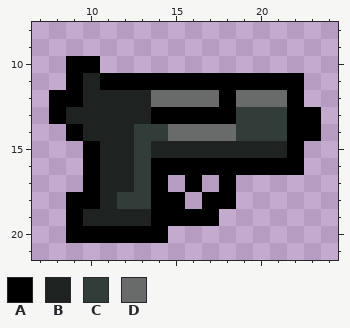
A pixel-art file gets an edit: Assets/Sprites/Weapons/Handgun.aseprite. Above is the file before it was changed.
32x32 pixels, 1 frame. Shown: x 7..24, y 8..21.
Palette (. is transparent): A #000000  B #1e2322  C #323c39  D #696a6a
Pixels before, first column x 8:
10 .AA.............
11 .ABAAAAAAAAAAAA.
12 AABBBBDDDDADDDA.
13 ABBBBBAAAAACCCAA
14 .ABBBCCDDDDCCCAA
15 ..ABBCBBBBBBBBA.
16 ..ABBCAAAAAAAAA.
17 ..ABBCA.A.A.....
18 .AABCCAA.AA.....
19 .ABBBBAAAA......
20 .AAAAAA.........
The result:
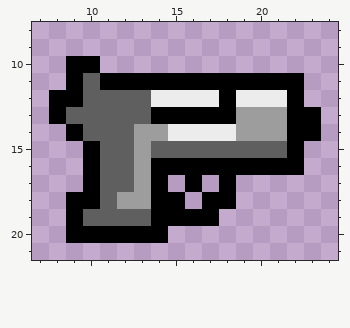
From old to new:
colour B: #1e2322 -> #5f5f5f
colour C: #323c39 -> #9d9d9d
colour D: #696a6a -> #ececec
Pixel boxes of the changes (left, top, right, bottom) in both pictures:
changed: (66, 73, 287, 226)
